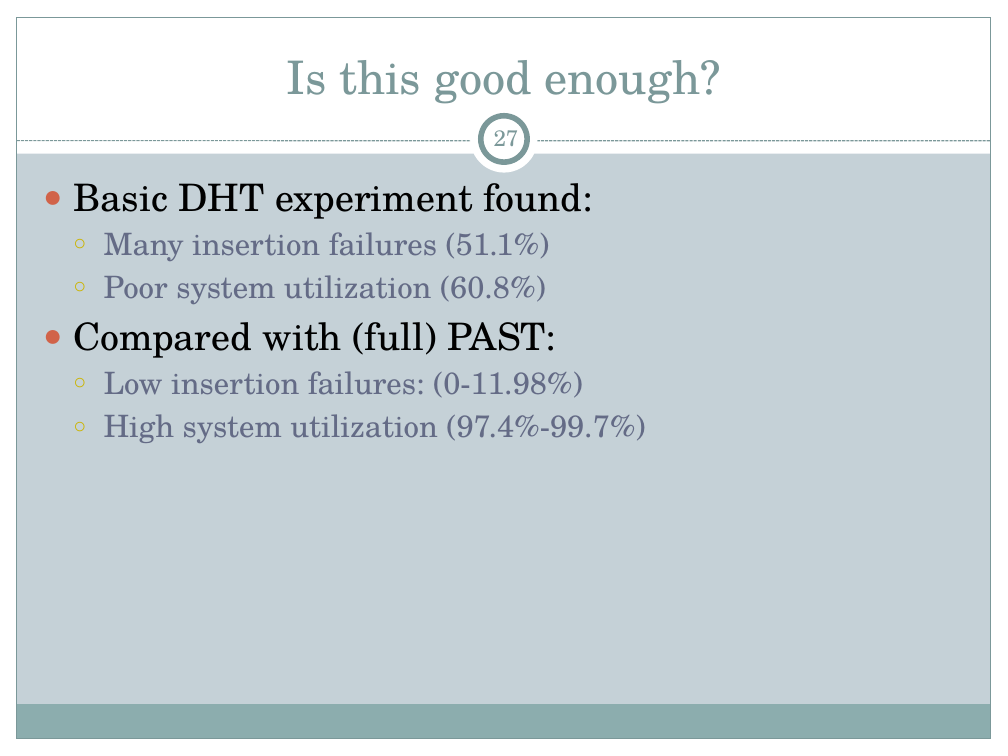
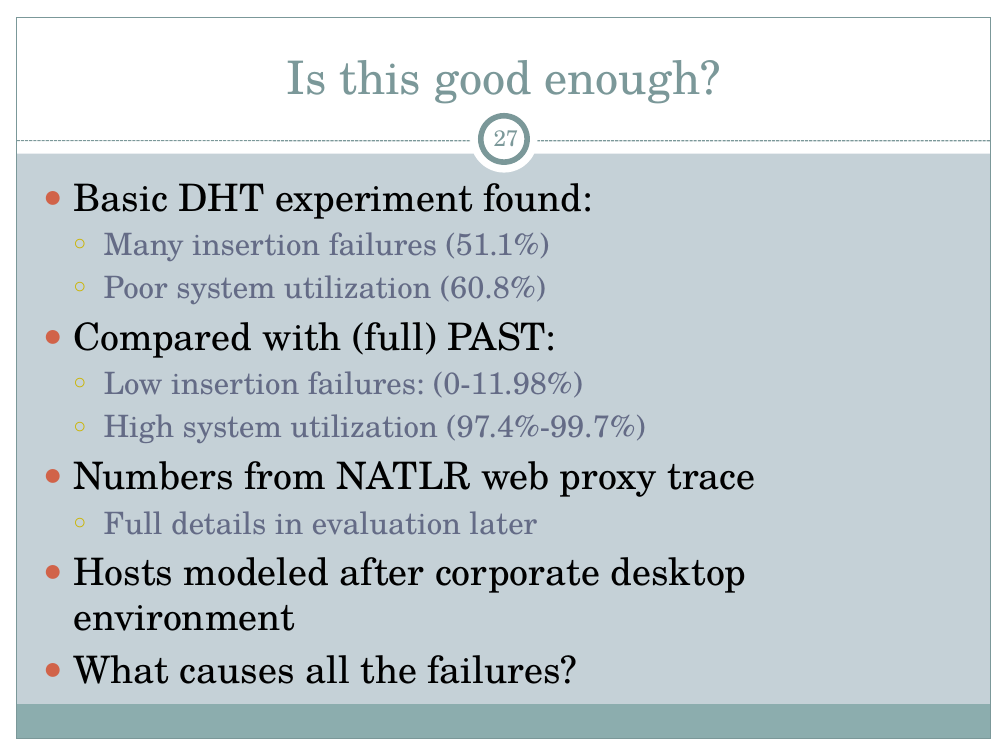
Before and after one commit to cs525-koala/documents, a slide deck: slide 27 of p2p/P2P Apps.pptx. Drawn at 1008x756 pixels with LibreOffice and Linux fonts; fonts in the diff are those of the drawing. Boxes give left, top, right and bottom in pixels: in the first picture for what was removed or moved away, otherwise in the second. Text is boxed around its words. In the diff, an @@ line names an element or a change of style, - is before the commit and + after.

```diff
--- a/p2p/P2P Apps.pptx
+++ b/p2p/P2P Apps.pptx
@@ text at (73, 461, 756, 684): paragraphs added @@
+● Numbers from NATLR web proxy trace
+  ○ Full details in evaluation later
+● Hosts modeled after corporate desktop environment
+● What causes all the failures?
```
Also in this commit, not shown: 3 slides added, 1 slide removed.
